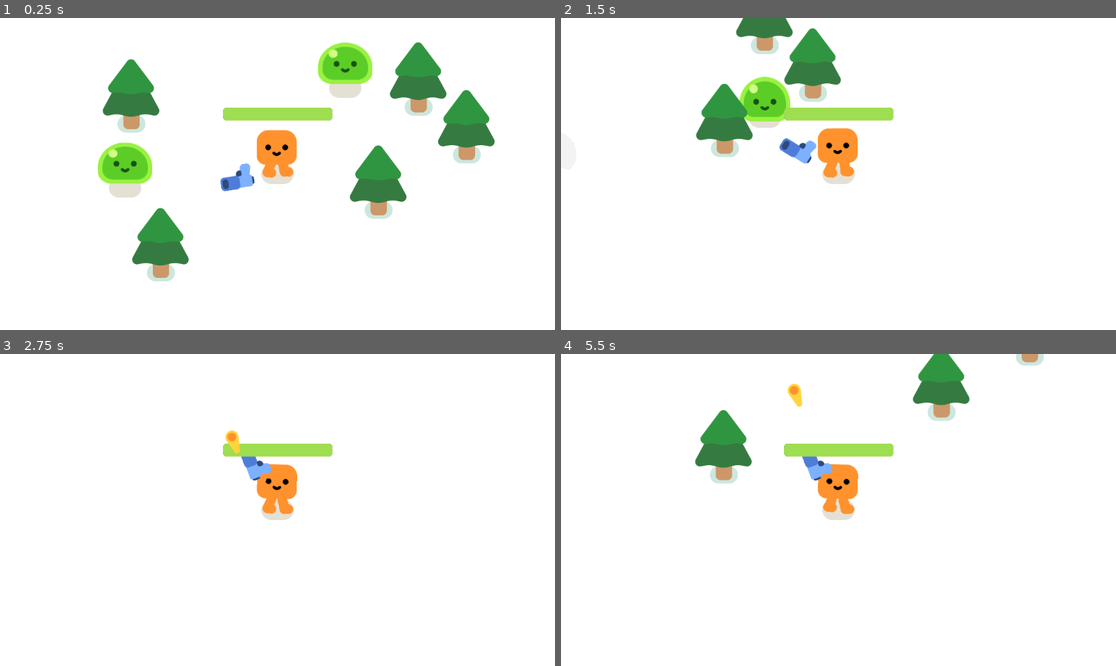
Above: before the commit, frames 1-4 (two rows, left to right).
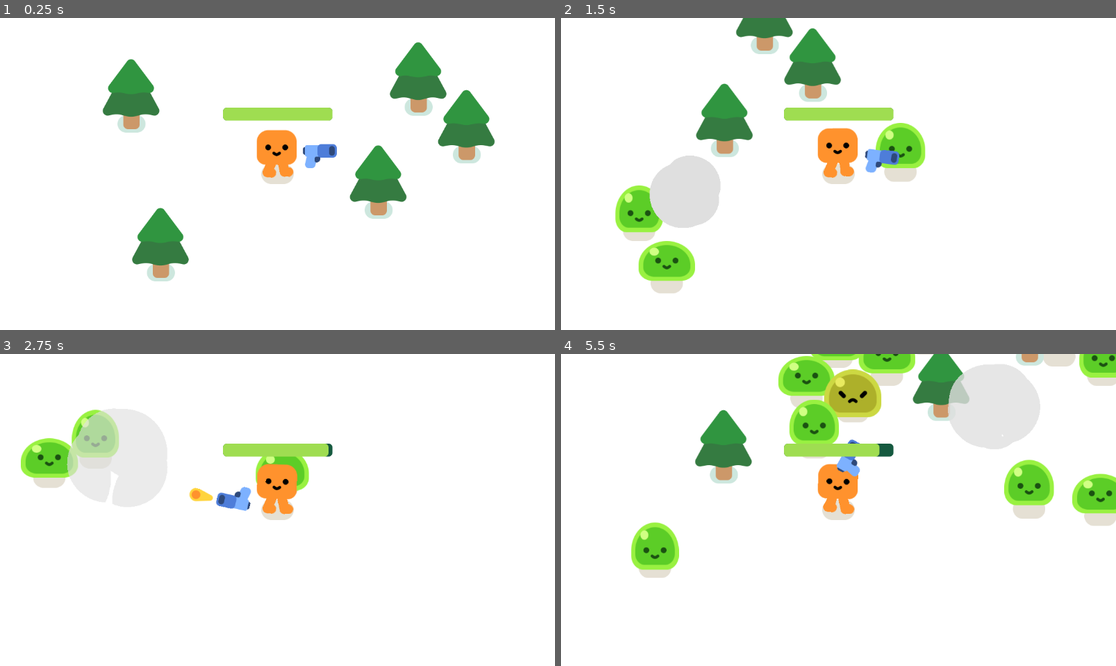
Above: after the commit, the same moments.

Repository: bengsiswantoh/godot-gdquest-vampire-survivor
Game: Godot game, scene res://game.tscn
Two runs of this game, one before a commit and one after it. Both use one fixed random seed, a clock stepped at 60 frames per second and the inputs below.
Inputs:
- Up to frame 1 (0.25 s): no input
- Up to frame 2 (1.5 s): hold D (move_right) 0.53-1.28 s; hold S (move_down) from 1.28 s (still down)
- Up to frame 3 (2.75 s): release S (move_down) at 2.03 s; hold D (move_right) from 2.03 s (still down)
- Up to frame 4 (5.5 s): release D (move_right) at 2.78 s; hold W (move_up) 2.78-3.53 s; hold A (move_left) 3.53-5.03 s; hold S (move_down) from 5.03 s (still down)

The runs differ from the first frame. In frame 1, 3.3% of the frame differs, in the area x 17-68%, y 7-58%; in frame 2, 7.7%; in frame 3, 3.9%; in frame 4, 13%, in the area x 12-100%, y 0-72%.

Commit message:
spawn mob

Diff:
--- /dev/null
+++ b/game.gd
@@ -0,0 +1,10 @@
+extends Node2D
+
+func spawn_mob():
+	var new_mob = preload("res://mob.tscn").instantiate()
+	%PathFollow2D.progress_ratio = randf()
+	new_mob.global_position = %PathFollow2D.global_position
+	add_child(new_mob)
+
+func _on_timer_timeout():
+	spawn_mob()
--- a/game.tscn
+++ b/game.tscn
@@ -1,11 +1,18 @@
-[gd_scene load_steps=4 format=3 uid="uid://cl2umr03encvp"]
+[gd_scene load_steps=5 format=3 uid="uid://cl2umr03encvp"]
 
 [ext_resource type="PackedScene" uid="uid://fxh2anvy13a4" path="res://player.tscn" id="1_d2uin"]
-[ext_resource type="PackedScene" uid="uid://dapgym1mchv0v" path="res://mob.tscn" id="2_7p6h6"]
+[ext_resource type="Script" path="res://game.gd" id="1_jpeop"]
 [ext_resource type="PackedScene" uid="uid://b048t2ifk02fa" path="res://pine_tree.tscn" id="2_j2ckh"]
+
+[sub_resource type="Curve2D" id="Curve2D_1anmo"]
+_data = {
+"points": PackedVector2Array(0, 0, 0, 0, -83, -115, 0, 0, 0, 0, 1303, -116, 0, 0, 0, 0, 1300, 744, 0, 0, 0, 0, -83, 737, 0, 0, 0, 0, -83, -115)
+}
+point_count = 5
 
 [node name="Game" type="Node2D"]
 y_sort_enabled = true
+script = ExtResource("1_jpeop")
 
 [node name="CanvasLayer" type="CanvasLayer" parent="."]
 layer = -30
@@ -16,12 +23,6 @@
 
 [node name="Player" parent="." instance=ExtResource("1_d2uin")]
 position = Vector2(568, 331)
-
-[node name="Mob" parent="." instance=ExtResource("2_7p6h6")]
-position = Vector2(177, 366)
-
-[node name="Mob2" parent="." instance=ExtResource("2_7p6h6")]
-position = Vector2(755, 93)
 
 [node name="PineTree" parent="." instance=ExtResource("2_j2ckh")]
 position = Vector2(265, 227)
@@ -37,3 +38,17 @@
 
 [node name="PineTree5" parent="." instance=ExtResource("2_j2ckh")]
 position = Vector2(961, 291)
+
+[node name="Path2D" type="Path2D" parent="."]
+curve = SubResource("Curve2D_1anmo")
+
+[node name="PathFollow2D" type="PathFollow2D" parent="Path2D"]
+unique_name_in_owner = true
+position = Vector2(-83, -115)
+rotation = -0.000721501
+
+[node name="Timer" type="Timer" parent="."]
+wait_time = 0.3
+autostart = true
+
+[connection signal="timeout" from="Timer" to="." method="_on_timer_timeout"]
